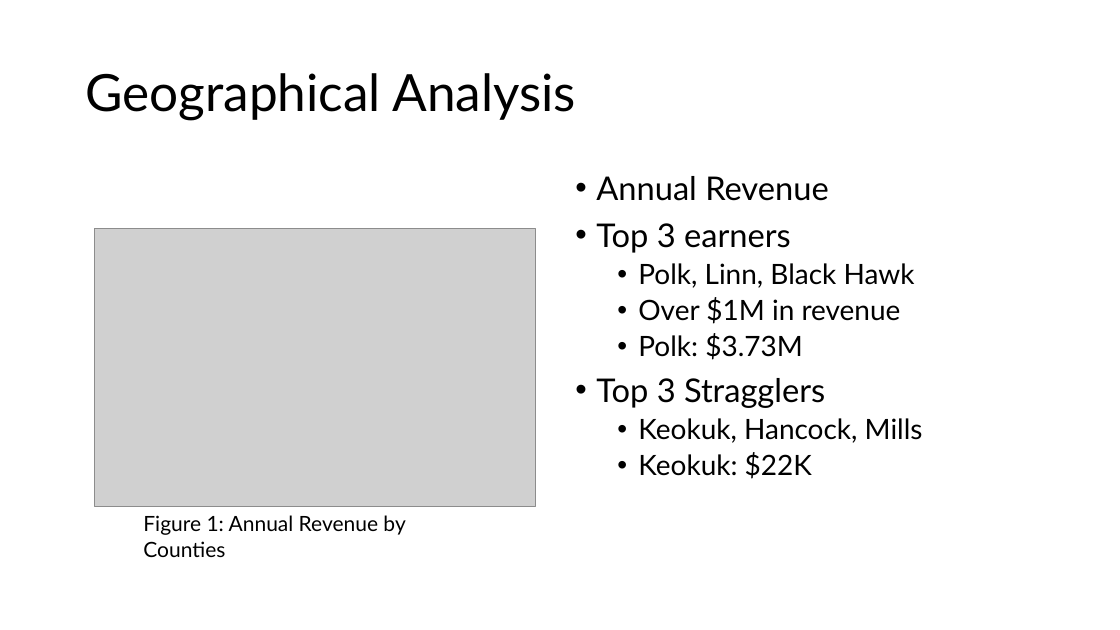
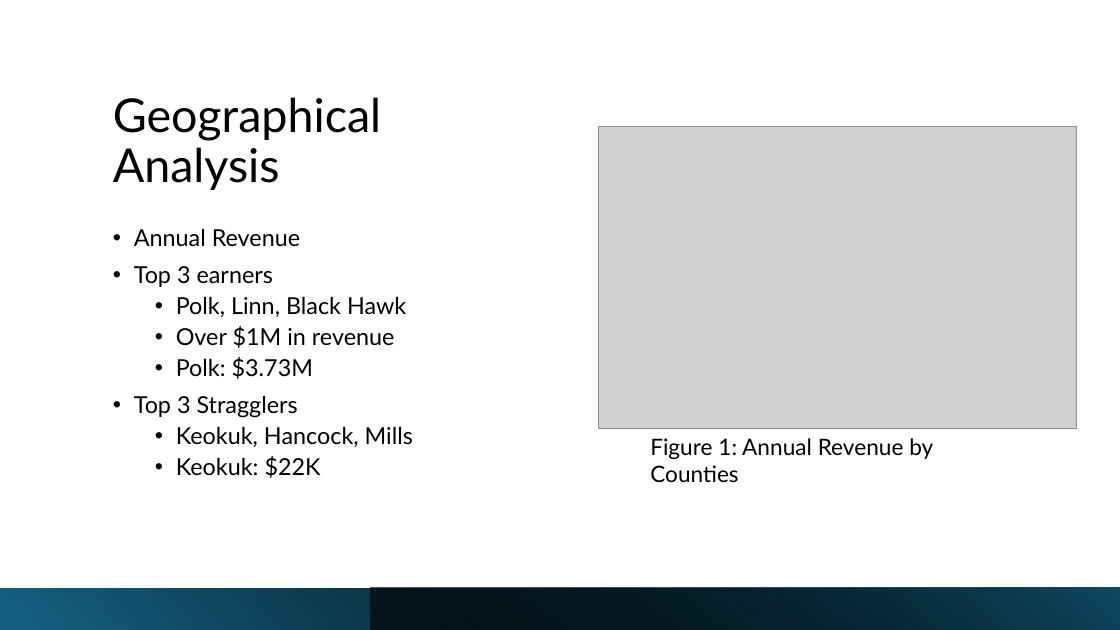
Before and after one commit to ltpham123/data-analytics, a slide deck: slide 5 of week-04/Pham_liquor_sales_presentation.pptx. Drawn at 1120x630 pixels with LibreOffice and Linux fonts; fonts in the diff are those of the drawing; grey boxes stand for pictures. Boxes give left, top, right and bottom in pixels: in the first picture for what was removed or moved away, otherwise in the second. Text is boxed around its words. In the diff, an @@ line names an element or a change of style, - is before the commit and + after.

```diff
--- a/week-04/Pham_liquor_sales_presentation.pptx
+++ b/week-04/Pham_liquor_sales_presentation.pptx
@@ title "Geographical Analysis": place and size @@
-title "Geographical Analysis" at [85,73,576,120]
+title "Geographical Analysis" at [113,97,381,190]
@@ title "Geographical Analysis" at [113,97,381,190]: size 44 to 40 pt; vertical alignment middle to bottom @@
@@ picture: place and size @@
-picture at [95,229,535,507]
+picture at [598,127,1076,429]
@@ text "Annual Revenue": place and size @@
-text "Annual Revenue" at [596,176,923,479]
+text "Annual Revenue" at [134,228,413,478]
@@ text "Annual Revenue" at [134,228,413,478]: size 28 to 20 pt in "Annual Revenue", "Top 3 earners", "Top 3 Stragglers"; size 24 to 20 pt in "Polk, Linn, Black Hawk", "Over $1M in revenue", "Polk: $3.73M", "Keokuk, Hancock, Mills" and 1 more places @@
@@ text "Figure 1: Annual Revenue by ...": place and size @@
-text "Figure 1: Annual Revenue by ..." at [143,515,405,557]
+text "Figure 1: Annual Revenue by ..." at [650,438,933,483]
@@ text "Figure 1: Annual Revenue by ..." at [650,438,933,483]: size 18 to 19.4 pt; more space between paragraphs @@
@@ rectangle added at [0,588,1120,630], fill gradient #156082 to #000000 @@
@@ rectangle added at [371,588,1120,630], fill gradient #000000 to #104862 @@
```
Also in this commit, not shown: 11 other slides changed.
